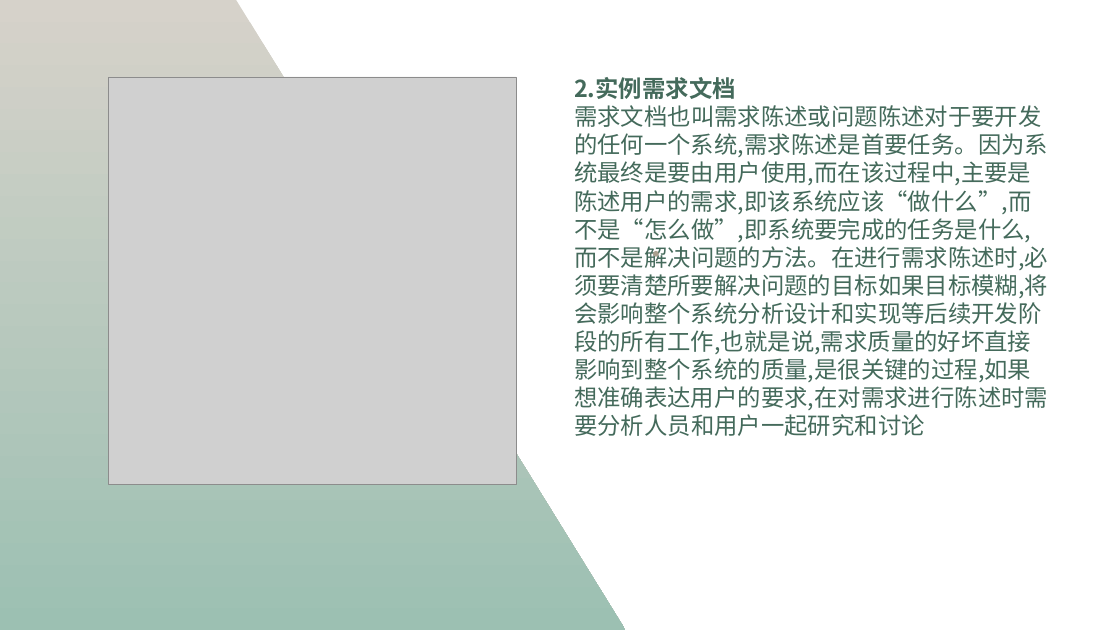
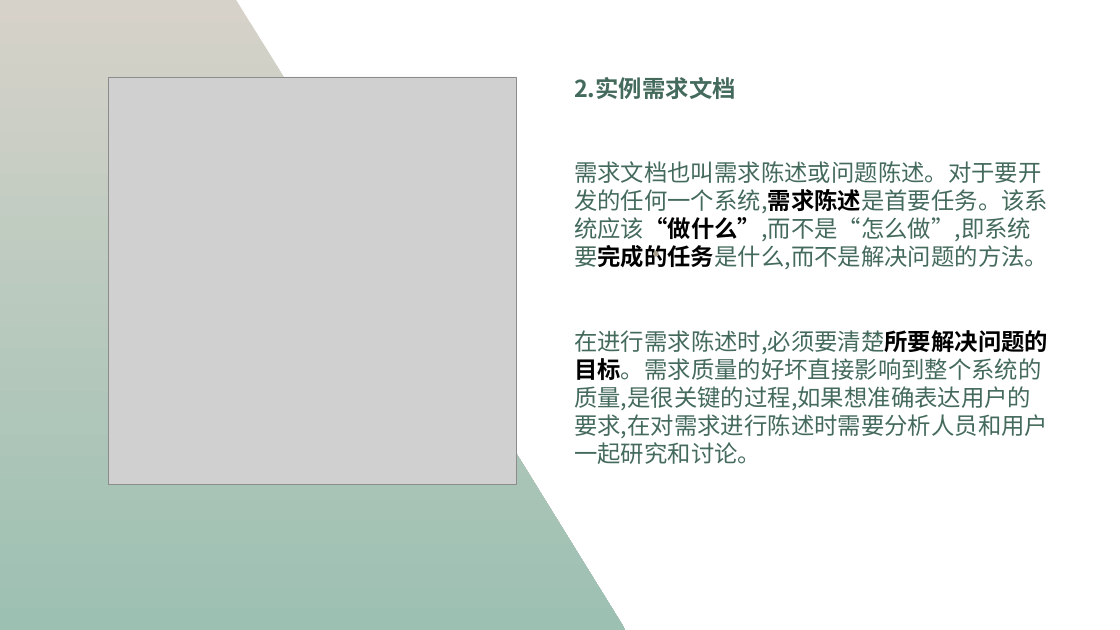
Before and after one commit to Ysuny2333/SRA2022-G15, a slide deck: slide 24 of 翻转课堂/SRA2022-G15-面向对象技术和建模方法.pptx (slide 22 before the commit). Drawn at 1120x630 pixels with LibreOffice and Linux fonts; fonts in the diff are those of the drawing; grey boxes stand for pictures. Boxes give left, top, right and bottom in pixels: in the first picture for what was removed or moved away, otherwise in the second. Text is boxed around its words. In the diff, an @@ line names an element or a change of style, - is before the commit and + after.

Commit message:
Update SRA2022-G15-面向对象技术和建模方法.pptx
面向对象技术和建模方法v1.1.0

```diff
--- a/翻转课堂/SRA2022-G15-面向对象技术和建模方法.pptx
+++ b/翻转课堂/SRA2022-G15-面向对象技术和建模方法.pptx
@@ text at (574, 161, 1048, 464): text changed @@
-需求文档也叫需求陈述或问题陈述对于要开发的任何一个系统,需求陈述是首要任务。因为系统最终是要由用户使用,而在该过程中,主要是陈述用户的需求,即该系统应该“做什么”,而不是“怎么做”,即系统要完成的任务是什么,而不是解决问题的方法。在进行需求陈述时,必须要清楚所要解决问题的目标如果目标模糊,将会影响整个系统分析设计和实现等后续开发阶段的所有工作,也就是说,需求质量的好坏直接影响到整个系统的质量,是很关键的过程,如果想准确表达用户的要求,在对需求进行陈述时需要分析人员和用户一起研究和讨论
+需求文档也叫需求陈述或问题陈述。对于要开发的任何一个系统,需求陈述是首要任务。该系统应该“做什么”,而不是“怎么做”,即系统要完成的任务是什么,而不是解决问题的方法。
+在进行需求陈述时,必须要清楚所要解决问题的目标。需求质量的好坏直接影响到整个系统的质量,是很关键的过程,如果想准确表达用户的要求,在对需求进行陈述时需要分析人员和用户一起研究和讨论。
```
Also in this commit, not shown: 20 other slides changed, 3 slides added, 1 slide removed.
